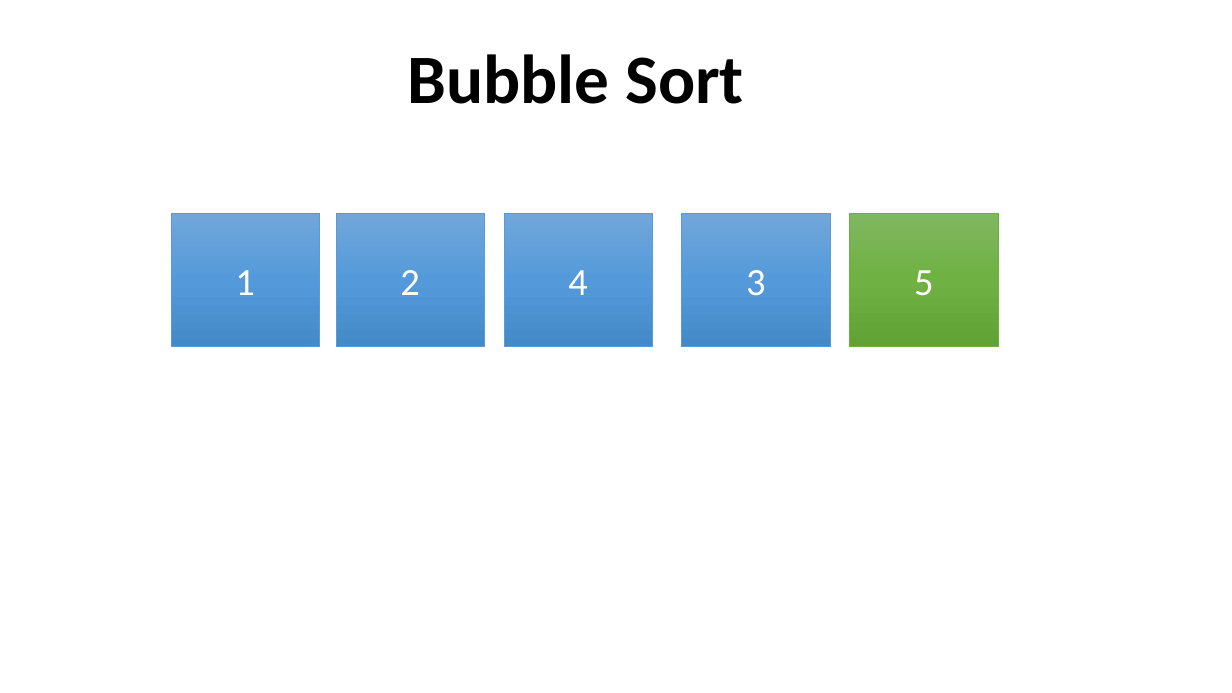
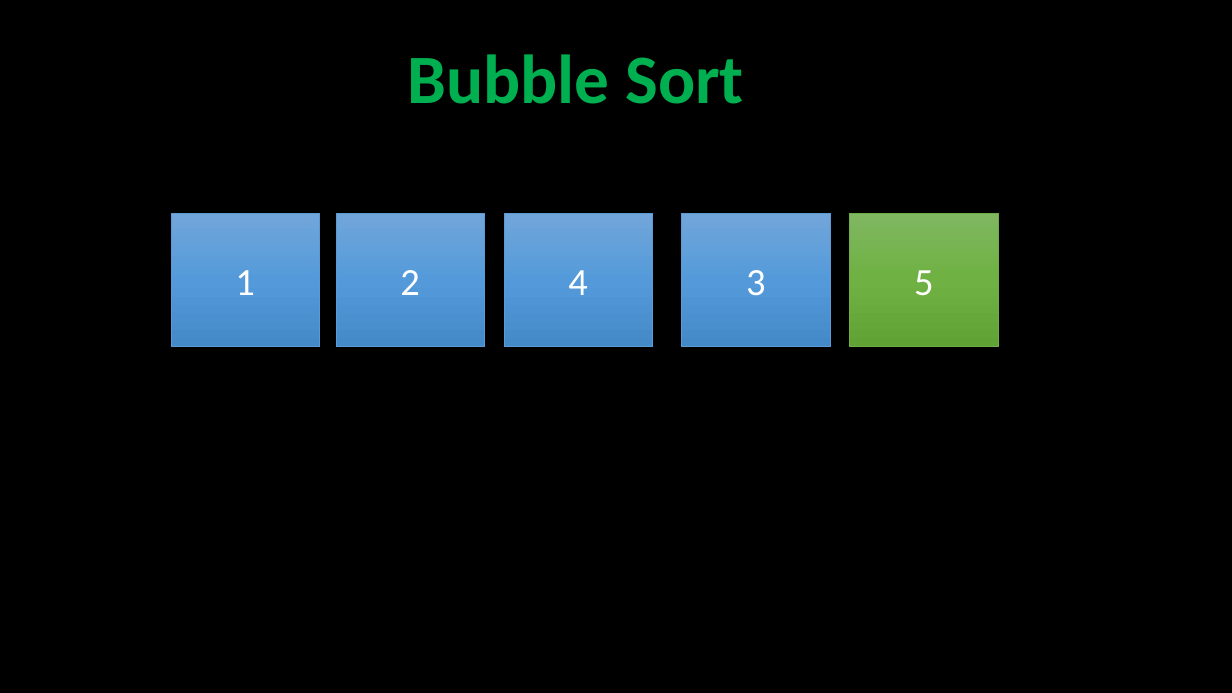
Before and after one commit to robitussin/CCS0015, a slide deck: slide 8 of sorting_algorithms/Bubble Sort.pptx. Drawn at 1232x693 pixels with LibreOffice and Linux fonts; fonts in the diff are those of the drawing. Boxes give left, top, right and bottom in pixels: in the first picture for what was removed or moved away, otherwise in the second. Text is boxed around its words. In the diff, an @@ line names an element or a change of style, - is before the commit and + after.

```diff
--- a/sorting_algorithms/Bubble Sort.pptx
+++ b/sorting_algorithms/Bubble Sort.pptx
@@ background #FFFFFF to #000000 @@
@@ title "Bubble Sort" at [408, 54, 744, 104]: text colour #000000 to #00B050 @@
```
Also in this commit, not shown: 16 other slides changed, 1 slide added, 6 other files.
